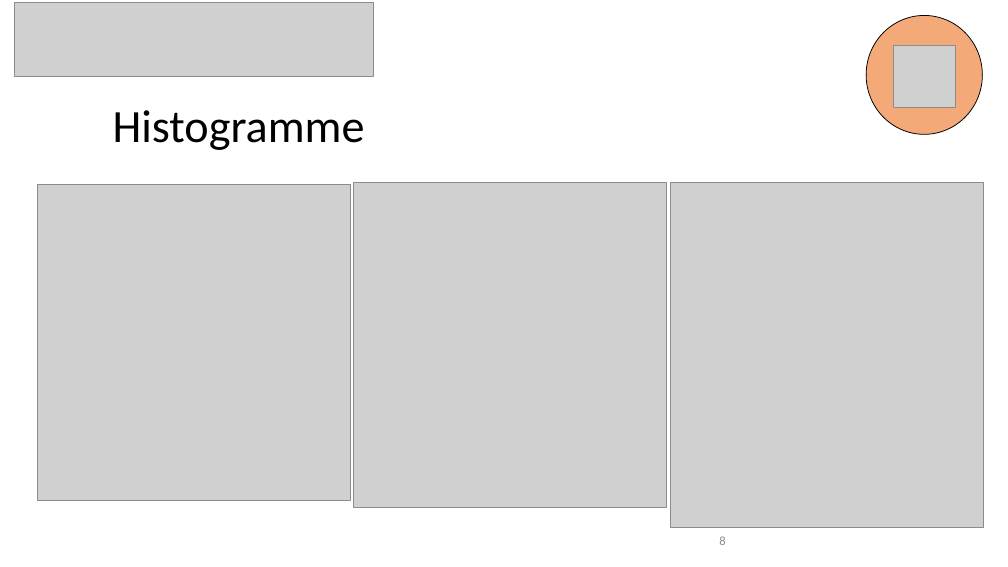
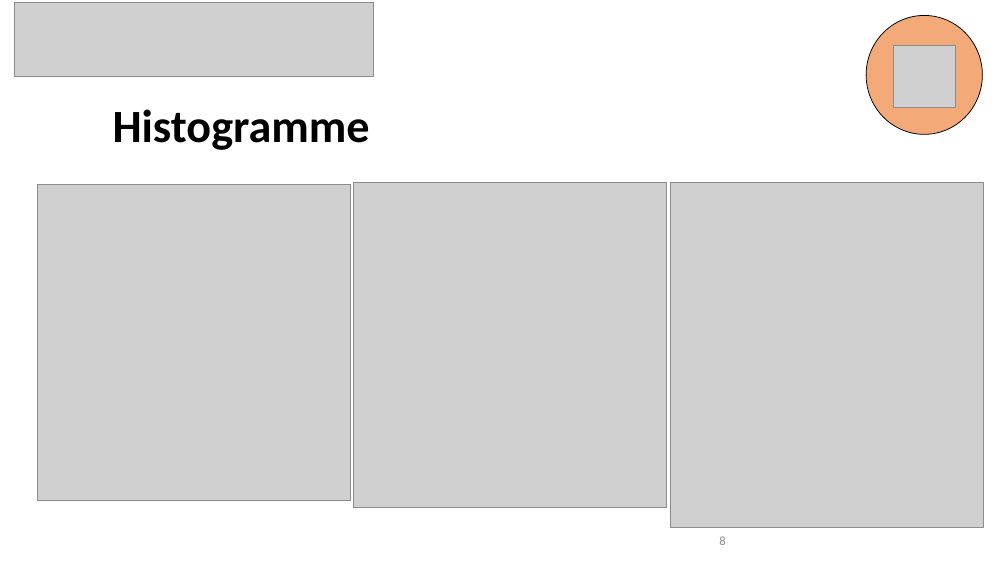
Before and after one commit to 7ben18/FHNW_Steinschlagrisiko, a slide deck: slide 8 of Praesentation/Steinschlagrisiko_Präsentation.pptx. Drawn at 1008x567 pixels with LibreOffice and Linux fonts; fonts in the diff are those of the drawing; grey boxes stand for pictures. Boxes give left, top, right and bottom in pixels: in the first picture for what was removed or moved away, otherwise in the second. Text is boxed around its words. In the diff, an @@ line names an element or a change of style, - is before the commit and + after.

```diff
--- a/Praesentation/Steinschlagrisiko_Präsentation.pptx
+++ b/Praesentation/Steinschlagrisiko_Präsentation.pptx
@@ title "Histogramme" at [113, 109, 370, 150]: bold on @@
```
Also in this commit, not shown: 21 other slides changed.
